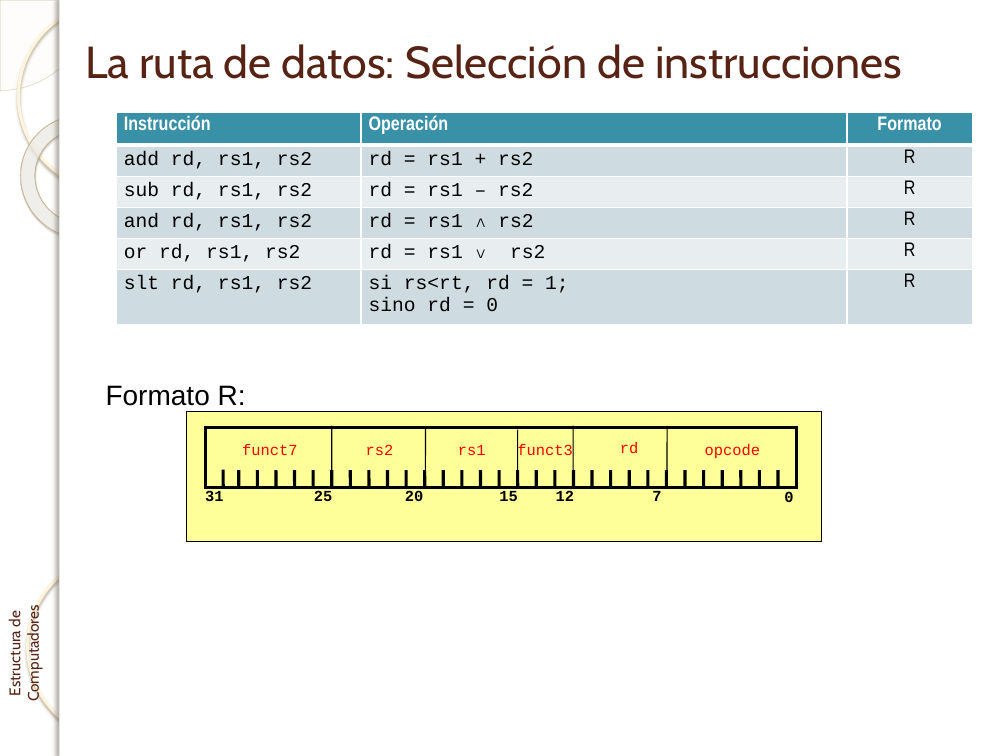
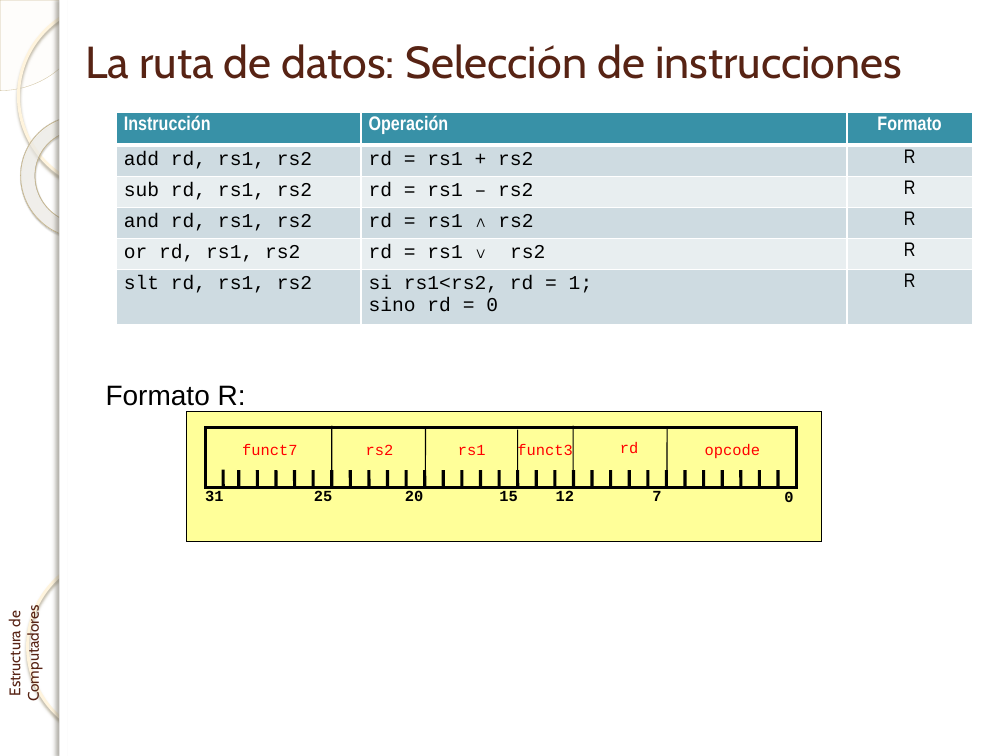
Before and after one commit to enriquesquintana/ETC, a slide deck: slide 44 of ETC_RISCV/Teoría/Tema 1. El procesador_RISCV.pptx. Drawn at 1008x756 pixels with LibreOffice and Linux fonts; fonts in the diff are those of the drawing; background and template pictures are left out. Boxes give left, top, right and bottom in pixels: in the first picture for what was removed or moved away, otherwise in the second. Text is boxed around its words. In the diff, an @@ line names an element or a change of style, - is before the commit and + after.

```diff
--- a/ETC_RISCV/Teoría/Tema 1. El procesador_RISCV.pptx
+++ b/ETC_RISCV/Teoría/Tema 1. El procesador_RISCV.pptx
@@ table at (x1=116, y1=113, x2=972, y2=325) @@
-row 6, column 2: si rs<rt, rd = 1; / sino rd = 0
+row 6, column 2: si rs1<rs2, rd = 1; / sino rd = 0
```
Also in this commit, not shown: 2 other slides changed.
